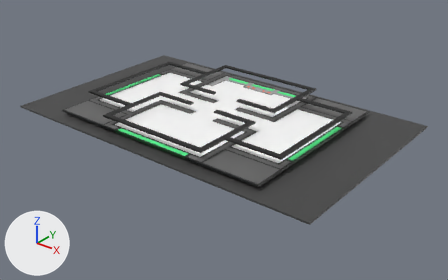
Two versions of the COLLADA model Assets/Models/control_centre.dae, one commit apart.
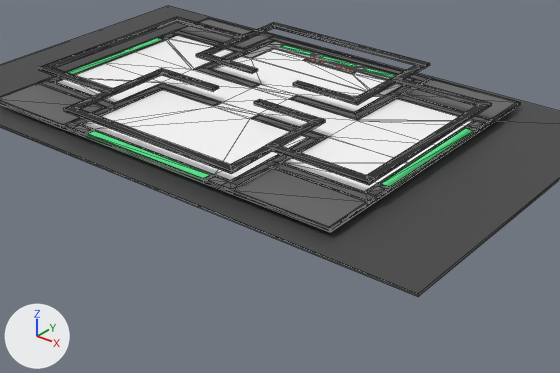
Each version is shown whole from a camera (50 mm lens) standing at (0.69, -3.3, 1.69) and looking at (-1.39, -0.71, 0.09), then close up on the part from 15% to 88% of the width and 19% to 96% of the height. The axes (+X, +Y, +Z) are drawn at lower left. The lights are the same throughout. The close-ups show mesh edges as thin lines. Objects named as collision shapes, trigger or cutter boxes, shadow casters or lower levels of detail are left out.

In view in the first close-up: 'inside', 'inside_background', 'walls'.
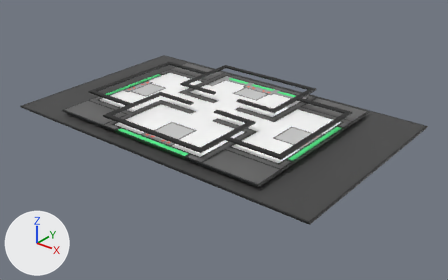
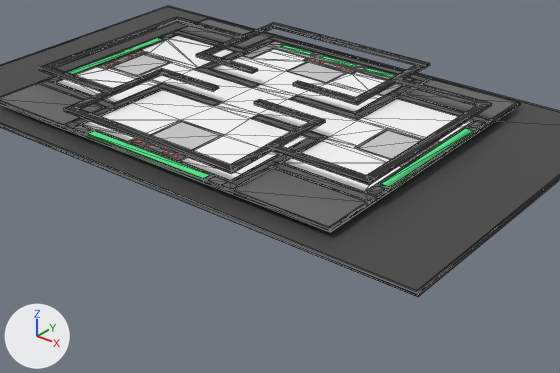
Patch to the scene script:
```diff
--- a/Assets/Models/control_centre.dae.py
+++ b/Assets/Models/control_centre.dae.py
@@ me_inside @@
 # used by ob_inside; location = (-1.48, -0.68, 0.235)
-me_inside.from_pydata(...)  # 626 vertices, 1248 faces; spans x -0.72..0.72, y -0.56..0.56, z -0.005..0.005
+me_inside.from_pydata(...)  # 964 vertices, 1924 faces; spans x -0.72..0.72, y -0.56..0.56, z -0.005..0.005
+# me_inside part 1: 8 vertices removed from x -0.67..0.67, y -0.08..0.08, z -0.005..0.005; 320 vertices added at x -0.67..0.67, y -0.51..0.11, z -0.005..0.005
+# me_inside part 2: 2 vertices removed from x 0.32, y 0.3, z -0.005..0.005; 28 vertices added at x -0.32..0.32, y 0.28..0.41, z -0.005..0.005
 me_inside.materials.append(mat_vertex_colours)
@@ me_inside_background @@
 # used by ob_inside_background; location = (-1.47, -0.68, 0.205)
-me_inside_background.from_pydata(...)  # 8 vertices, 12 faces; spans x -1.04..1.04, y -0.64..0.64, z 0.0
+me_inside_background.from_pydata(...)  # 24 vertices, 44 faces; spans x -1.04..1.04, y -0.64..0.64, z 0.0
+# me_inside_background part 3
+# 8 faces are deleted
+# 16 vertices are added at x -1.04..1.04, y -0.63..0.63, z 0.0
+# 40 new faces join them
+# me_inside_background part 4: 4 kept faces spanning x -1.04..1.04, y -0.64..0.64, z 0.0 get new vertex colours
 me_inside_background.materials.append(mat_vertex_colours)
```

What differs and where, as boxes (x1, y1, x2, y2) in the close-ups (560 x 373 px):
part 1 of me_inside, built on: before (76, 40, 465, 184); after (76, 39, 473, 191)
part 2 of me_inside, built on: before (251, 59, 382, 113); after (212, 56, 382, 113)
part 3 of me_inside_background, built on: (0, 6, 560, 297) in both
part 4 of me_inside_background, recoloured: (0, 125, 418, 297) in both
